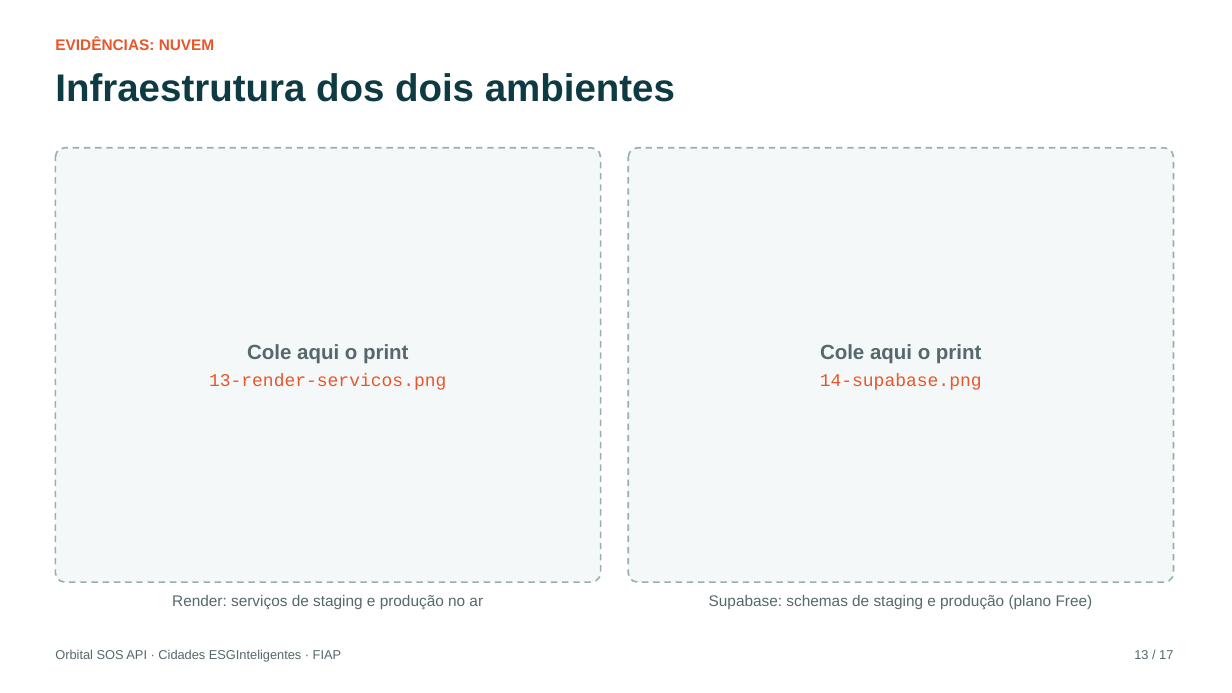
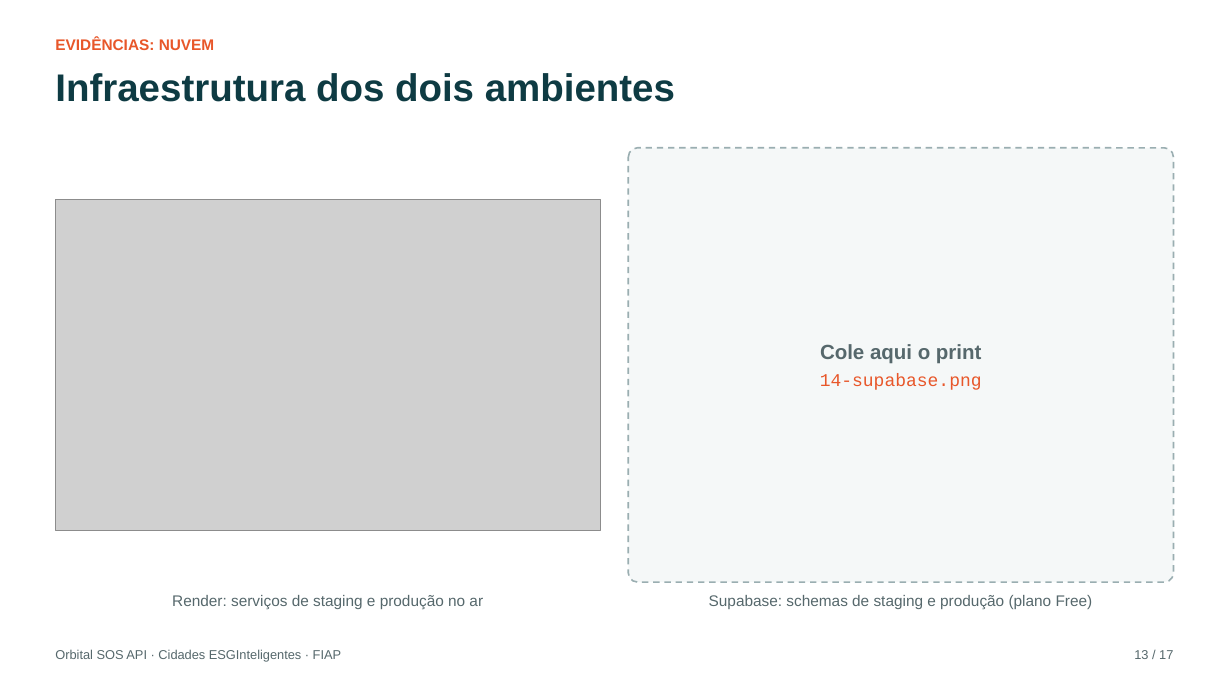
Before and after one commit to vsilva1997/orbital-sos-api, a slide deck: slide 13 of docs/Documentacao_DevOps.pptx. Drawn at 1232x693 pixels with LibreOffice and Linux fonts; fonts in the diff are those of the drawing; grey boxes stand for pictures. Boxes give left, top, right and bottom in pixels: in the first picture for what was removed or moved away, otherwise in the second. Text is boxed around its words. In the diff, an @@ line names an element or a change of style, - is before the commit and + after.

```diff
--- a/docs/Documentacao_DevOps.pptx
+++ b/docs/Documentacao_DevOps.pptx
@@ rounded rectangle removed at bbox=[55, 148, 601, 582] @@
-Cole aqui o print
-13-render-servicos.png
@@ picture added at bbox=[55, 200, 601, 531] @@
```
Also in this commit, not shown: 6 other slides changed, 10 other files.
